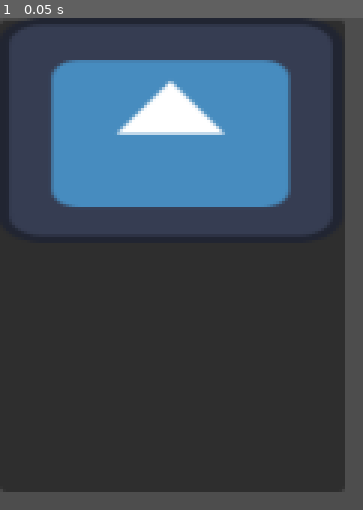
Above: before the commit, frame 1.
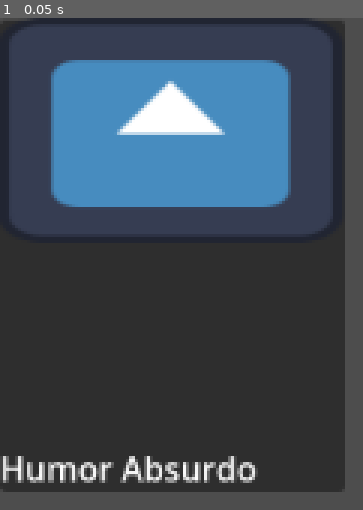
Above: after the commit, the same moment.

Repository: josediazerm/MakeMeLaugh
Game: Godot game, scene res://Resource/card_parent/absurdo/tuspadres.tscn
Two runs of this game, one before a commit and one after it. Both use one fixed random seed, a clock stepped at 60 frames per second and the inputs below. The project has no main scene, so this scene is started directly. The engine's default icon, where the game draws it, is replaced by a stand-in: a white triangle on a blue panel in a dark square.
Inputs:
- Up to frame 1 (0.05 s): no input

The runs differ from the first frame. In frame 1, 2.1% of the frame differs, in the area x 0-72%, y 89-95%.

Commit message:
Created hand system

Diff:
--- a/Make Me Laugh/FSM/turn_manager/player_turn.gd
+++ b/Make Me Laugh/FSM/turn_manager/player_turn.gd
@@ -4,11 +4,11 @@
 
 func Enter():
 	turn_manager.Internal_Signal.connect(signal_detected)
-	#turn_manager.create_player_hand()
+	turn_manager.create_player_hand()
 
 func Exit():
 	turn_manager.Internal_Signal.disconnect(signal_detected)
-	#turn_manager.destroy_player_hand()
+	turn_manager.destroy_player_hand()
 	turn_manager.last_state = self.name
 
 func signal_detected(signal_data):
--- a/Make Me Laugh/Managers/Scripts/TurnManager.gd
+++ b/Make Me Laugh/Managers/Scripts/TurnManager.gd
@@ -6,11 +6,10 @@
 @export var data_manager : Node2D
 @export var health_manager : Node2D
 @export var enemy_manager : Node2D
+@export var hand_zone : Panel
 
 var last_state = ""
 var winner = ""
-
-
 
 func update_status(status):
 
@@ -25,3 +24,9 @@
 
 func play_enemy_turn():
 	enemy_manager.play_card()
+
+func create_player_hand():
+	hand_zone.create_hand()
+
+func destroy_player_hand():
+	hand_zone.destroy_hand()
--- a/Make Me Laugh/Resource/Autoload/constants.gd
+++ b/Make Me Laugh/Resource/Autoload/constants.gd
@@ -33,13 +33,16 @@
 # Deck constants
 
 const DECK_SIZE = 7
+const HAND_SIZE = 3
+const CARD_POSITION = [Vector2(0,-50), Vector2(475,-50), Vector2(950, -50)]
 
 # --------------------------------------------------------------------------- #
 
 # Deck Creator constants
 
 const DECK_CREATOR_PANEL_MIN_POSITION = 0
-const DECK_CREATOR_PANEL_MAX_POSITION = -1228
+const DECK_CREATOR_PANEL_MAX_POSITION = -3000
+
 
 # --------------------------------------------------------------------------- #
 
@@ -66,9 +69,9 @@
 
 # Humor Types constants
 
-const HUMOR_BLANCO = "Humor blanco"
-const HUMOR_NEGRO = "Humor negro"
-const HUMOR_VERDE = "Humor verde"
+const HUMOR_BLANCO = "Humor Blanco"
+const HUMOR_NEGRO = "Humor Negro"
+const HUMOR_VERDE = "Humor Verde"
 const HUMOR_INT = "Humor Inteligente"
 const HUMOR_ABSURDO = "Humor Absurdo"
 const MEMES = "Memes"
--- a/Make Me Laugh/Resource/card_parent/absurdo/tuspadres.tscn
+++ b/Make Me Laugh/Resource/card_parent/absurdo/tuspadres.tscn
@@ -3,3 +3,4 @@
 [ext_resource type="PackedScene" uid="uid://dyw31t7gbhyyo" path="res://Resource/card_parent/carta.tscn" id="1_864as"]
 
 [node name="tuspadres" instance=ExtResource("1_864as")]
+chiste_type = "Humor Absurdo"
--- a/Make Me Laugh/Resource/card_parent/absurdo/tusprimos.tscn
+++ b/Make Me Laugh/Resource/card_parent/absurdo/tusprimos.tscn
@@ -3,3 +3,4 @@
 [ext_resource type="PackedScene" uid="uid://dyw31t7gbhyyo" path="res://Resource/card_parent/carta.tscn" id="1_fcqr1"]
 
 [node name="tusprimos" instance=ExtResource("1_fcqr1")]
+chiste_type = "Humor Absurdo"
--- a/Make Me Laugh/Resource/card_parent/absurdo/tusvivos.tscn
+++ b/Make Me Laugh/Resource/card_parent/absurdo/tusvivos.tscn
@@ -3,3 +3,4 @@
 [ext_resource type="PackedScene" uid="uid://dyw31t7gbhyyo" path="res://Resource/card_parent/carta.tscn" id="1_e75p2"]
 
 [node name="tusvivos" instance=ExtResource("1_e75p2")]
+chiste_type = "Humor Absurdo"
--- a/Make Me Laugh/Resource/card_parent/blanco/jaja.tscn
+++ b/Make Me Laugh/Resource/card_parent/blanco/jaja.tscn
@@ -3,3 +3,4 @@
 [ext_resource type="PackedScene" uid="uid://dyw31t7gbhyyo" path="res://Resource/card_parent/carta.tscn" id="1_isj1d"]
 
 [node name="jaja" instance=ExtResource("1_isj1d")]
+chiste_type = "Humor Blanco"
--- a/Make Me Laugh/Resource/card_parent/blanco/jeje.tscn
+++ b/Make Me Laugh/Resource/card_parent/blanco/jeje.tscn
@@ -3,3 +3,4 @@
 [ext_resource type="PackedScene" uid="uid://dyw31t7gbhyyo" path="res://Resource/card_parent/carta.tscn" id="1_qqorx"]
 
 [node name="jeje" instance=ExtResource("1_qqorx")]
+chiste_type = "Humor Blanco"
--- a/Make Me Laugh/Resource/card_parent/blanco/jiji.tscn
+++ b/Make Me Laugh/Resource/card_parent/blanco/jiji.tscn
@@ -4,4 +4,4 @@
 
 [node name="jiji" instance=ExtResource("1_8hmnb")]
 chiste_text = "Jiji"
-chiste_type = "blanco"
+chiste_type = "Humor Blanco"
--- a/Make Me Laugh/Resource/card_parent/blanco/jojo.tscn
+++ b/Make Me Laugh/Resource/card_parent/blanco/jojo.tscn
@@ -3,3 +3,4 @@
 [ext_resource type="PackedScene" uid="uid://dyw31t7gbhyyo" path="res://Resource/card_parent/carta.tscn" id="1_tcusm"]
 
 [node name="jojo" instance=ExtResource("1_tcusm")]
+chiste_type = "Humor Blanco"
--- a/Make Me Laugh/Resource/card_parent/blanco/juju.tscn
+++ b/Make Me Laugh/Resource/card_parent/blanco/juju.tscn
@@ -3,3 +3,4 @@
 [ext_resource type="PackedScene" uid="uid://dyw31t7gbhyyo" path="res://Resource/card_parent/carta.tscn" id="1_kg218"]
 
 [node name="juju" instance=ExtResource("1_kg218")]
+chiste_type = "Humor Blanco"
--- a/Make Me Laugh/Resource/card_parent/card.gd
+++ b/Make Me Laugh/Resource/card_parent/card.gd
@@ -15,7 +15,6 @@
 var draggable = false
 var is_in_drop_zone = false
 var offset
-var scale_offset = Vector2(0, -100)
 
 
 func _ready():
@@ -25,14 +24,14 @@
 func _on_area_2d_mouse_entered():
 	if not Global.is_dragging:
 		draggable = true
-		scale = Vector2(1.15, 1.15)
-		position += scale_offset
+		scale = Vector2(1.1, 1.1)
+
 
 func _on_area_2d_mouse_exited():
 	if not Global.is_dragging:
 		draggable = false
 		scale = Vector2(1, 1)
-		position -= scale_offset
+
 
 func _on_area_2d_body_entered(body):
 	if body.is_in_group('dropable'):
@@ -57,7 +56,7 @@
 				get_parent().card_played(type_label)
 			else:
 				var tween = get_tree().create_tween()
-				tween.tween_property(self, "global_position", initial_position - scale_offset, 0.4).set_ease(Tween.EASE_OUT)
+				tween.tween_property(self, "global_position", initial_position, 0.4).set_ease(Tween.EASE_OUT)
 
 
 func get_chiste_type():
--- a/Make Me Laugh/Scenes/DeckCreator/deck_creator.gd
+++ b/Make Me Laugh/Scenes/DeckCreator/deck_creator.gd
@@ -23,7 +23,7 @@
 
 	deck_label.text = str(deck.size())
 
-	if deck.size() < 1 :
+	if deck.size() < Constants.DECK_SIZE :
 		continue_button.disabled = true
 	else:
 		continue_button.disabled = false
--- a/Make Me Laugh/Scenes/DeckCreator/deck_creator.tscn
+++ b/Make Me Laugh/Scenes/DeckCreator/deck_creator.tscn
@@ -8,74 +8,105 @@
 script = ExtResource("1_8ahtq")
 
 [node name="Panel" type="Panel" parent="."]
-offset_top = 309.0
+offset_top = 444.0
 offset_right = 2378.0
 offset_bottom = 641.0
 
 [node name="Sprite2D" type="Sprite2D" parent="Panel"]
-position = Vector2(1190.75, 164.75)
-scale = Vector2(2.85054, 0.642857)
+position = Vector2(2000, 99.75)
+scale = Vector2(5, 0.4)
 texture = ExtResource("2_l80bo")
 
 [node name="Button" type="Button" parent="Panel"]
 layout_mode = 0
-offset_left = 38.0
-offset_top = 79.0
-offset_right = 300.0
-offset_bottom = 261.0
-text = "Carta 1"
+offset_left = 18.0
+offset_top = 8.0
+offset_right = 280.0
+offset_bottom = 190.0
+text = "Tus Abuelos"
 
 [node name="Button2" type="Button" parent="Panel"]
 layout_mode = 0
-offset_left = 782.0
-offset_top = 71.0
-offset_right = 1044.0
-offset_bottom = 253.0
-text = "Carta 3"
+offset_left = 762.0
+offset_right = 1024.0
+offset_bottom = 182.0
+text = "Tus Primos"
 
 [node name="Button4" type="Button" parent="Panel"]
 layout_mode = 0
-offset_left = 1229.0
-offset_top = 58.0
-offset_right = 1491.0
-offset_bottom = 240.0
-text = "Carta 4"
+offset_left = 1189.0
+offset_top = 7.0
+offset_right = 1451.0
+offset_bottom = 189.0
+text = "Tus Padres"
 
 [node name="Button5" type="Button" parent="Panel"]
 layout_mode = 0
-offset_left = 2082.0
-offset_top = 38.0
-offset_right = 2344.0
-offset_bottom = 220.0
-text = "Carta 4"
+offset_left = 2036.0
+offset_top = 10.0
+offset_right = 2298.0
+offset_bottom = 192.0
+text = "Tus Vivos"
 
 [node name="Button6" type="Button" parent="Panel"]
 layout_mode = 0
-offset_left = 1689.0
-offset_top = 48.0
-offset_right = 1951.0
-offset_bottom = 230.0
-text = "Carta 5"
+offset_left = 1594.0
+offset_top = 9.0
+offset_right = 1856.0
+offset_bottom = 191.0
+text = "Tus Muertos"
 
 [node name="Button3" type="Button" parent="Panel"]
 layout_mode = 0
-offset_left = 382.0
-offset_top = 80.0
-offset_right = 644.0
-offset_bottom = 262.0
+offset_left = 362.0
+offset_top = 9.0
+offset_right = 624.0
+offset_bottom = 191.0
+text = "jiji"
+
+[node name="Button7" type="Button" parent="Panel"]
+layout_mode = 0
+offset_left = 2360.0
+offset_top = 12.0
+offset_right = 2622.0
+offset_bottom = 194.0
+text = "jaja"
+
+[node name="Button8" type="Button" parent="Panel"]
+layout_mode = 0
+offset_left = 2671.0
+offset_top = 13.0
+offset_right = 2933.0
+offset_bottom = 195.0
+text = "Carta 6"
+
+[node name="Button9" type="Button" parent="Panel"]
+layout_mode = 0
+offset_left = 2981.0
+offset_top = 12.0
+offset_right = 3243.0
+offset_bottom = 194.0
+text = "Carta 6"
+
+[node name="Button10" type="Button" parent="Panel"]
+layout_mode = 0
+offset_left = 3297.0
+offset_top = 13.0
+offset_right = 3559.0
+offset_bottom = 195.0
 text = "Carta 6"
 
 [node name="HSlider" type="HSlider" parent="."]
-offset_left = 83.0
-offset_top = 285.0
-offset_right = 1085.0
-offset_bottom = 301.0
+offset_left = 10.0
+offset_top = 414.0
+offset_right = 1012.0
+offset_bottom = 430.0
 
 [node name="Continue" type="Button" parent="."]
-offset_left = 912.0
-offset_top = 186.0
-offset_right = 1079.0
-offset_bottom = 256.0
+offset_left = 954.0
+offset_top = 323.0
+offset_right = 1121.0
+offset_bottom = 393.0
 disabled = true
 text = "Confirmar"
 
@@ -87,6 +118,12 @@
 
 [node name="DataManager" parent="." instance=ExtResource("3_dtjdx")]
 
-[connection signal="pressed" from="Panel/Button" to="." method="_on_button_pressed" binds= ["\"button\""]]
+[connection signal="pressed" from="Panel/Button" to="." method="_on_button_pressed" binds= ["/absurdo/tusabuelos"]]
+[connection signal="pressed" from="Panel/Button2" to="." method="_on_button_pressed" binds= ["/absurdo/tusprimos"]]
+[connection signal="pressed" from="Panel/Button4" to="." method="_on_button_pressed" binds= ["/absurdo/tuspadres"]]
+[connection signal="pressed" from="Panel/Button5" to="." method="_on_button_pressed" binds= ["/absurdo/tusvivos"]]
+[connection signal="pressed" from="Panel/Button6" to="." method="_on_button_pressed" binds= ["/absurdo/tusmuertos"]]
+[connection signal="pressed" from="Panel/Button3" to="." method="_on_button_pressed" binds= ["/blanco/jiji"]]
+[connection signal="pressed" from="Panel/Button7" to="." method="_on_button_pressed" binds= ["/blanco/jaja"]]
 [connection signal="value_changed" from="HSlider" to="." method="_on_h_slider_value_changed"]
 [connection signal="pressed" from="Continue" to="." method="_on_continue_pressed"]
--- a/Make Me Laugh/Scenes/GamePlayScene/game.tscn
+++ b/Make Me Laugh/Scenes/GamePlayScene/game.tscn
@@ -23,10 +23,11 @@
 [node name="DropZone" parent="." instance=ExtResource("3_qh4u3")]
 position = Vector2(490, 71)
 
-[node name="TurnManager" parent="." node_paths=PackedStringArray("data_manager", "health_manager", "enemy_manager") instance=ExtResource("4_h8hs1")]
+[node name="TurnManager" parent="." node_paths=PackedStringArray("data_manager", "health_manager", "enemy_manager", "hand_zone") instance=ExtResource("4_h8hs1")]
 data_manager = NodePath("../DataManager")
 health_manager = NodePath("../HealthManager")
 enemy_manager = NodePath("../Enemy_Manager")
+hand_zone = NodePath("../HandZone")
 
 [node name="HealthManager" parent="." node_paths=PackedStringArray("data_manager", "turn_manager") instance=ExtResource("5_vlj0t")]
 data_manager = NodePath("../DataManager")
--- a/Make Me Laugh/Scenes/Hand/hand_zone.gd
+++ b/Make Me Laugh/Scenes/Hand/hand_zone.gd
@@ -4,15 +4,49 @@
 @export var turn_manager : Node2D
 @export var health_manager : Node2D
 
+var deck
+var hand = []
+var last_hand = []
+var possible_hand = []
+var card_index
+
 
 # Called when the node enters the scene tree for the first time.
 func _ready():
-	var deck = data_manager.get_player_deck()
+	deck = data_manager.get_player_deck()
+
+
+func create_hand():
+	hand = []
+	possible_hand = []
+
 	for card in deck:
+		if card not in last_hand:
+			possible_hand.append(card)
+
+	for i in range(Constants.HAND_SIZE):
+		var index = randi() % possible_hand.size()
+		var card = possible_hand[index]
+		hand.append(card)
+		possible_hand.remove_at(index)
+
+	last_hand = []
+	for card in hand:
+		last_hand.append(card)
+
+	card_index = 0
+	for card in hand:
 		var string_prueba = Constants.DEFAULT_CHISTES + card + Constants.SCENE_SUFFIX
 		var card_load = load(string_prueba)
 		var card_instance =  card_load.instantiate()
+		card_instance.position = Constants.CARD_POSITION[card_index]
 		call_deferred("add_child", card_instance)
+		card_index += 1
+
 
 func card_played(card_humor_type):
 	health_manager.apply_damage(Constants.PLAYER_NAME, card_humor_type.text)
+
+func destroy_hand():
+	for child in get_children():
+		child.queue_free()
--- a/Make Me Laugh/save_data.tres
+++ b/Make Me Laugh/save_data.tres
@@ -4,21 +4,21 @@
 
 [resource]
 script = ExtResource("1_u3wv7")
-player_deck = ["/absurdo/tusabuelos"]
+player_deck = ["/absurdo/tusabuelos", "/blanco/jiji", "/absurdo/tusprimos", "/absurdo/tuspadres", "/absurdo/tusmuertos", "/absurdo/tusvivos", "/blanco/jaja"]
 enemy_deck = ["res://Resource/card_parent/blanco/jiji.tscn", "res://Resource/card_parent/absurdo/tusvivos.tscn", "res:/ …(241 unchanged characters)…
 player_stats = {
 "Humor Absurdo": "Gracioso",
+"Humor Blanco": "Ni fú ni fá",
 "Humor Inteligente": "Ni fú ni fá",
-"Humor blanco": "Ni fú ni fá",
-"Humor negro": "Me parto",
-"Humor verde": "Gracioso",
+"Humor Negro": "Me parto",
+"Humor Verde": "Gracioso",
 "Memes": "Ni puta gracia"
 }
 enemy_stats = {
-"Humor Absurdo": "Ni fú ni fá",
+"Humor Absurdo": "Gracioso",
+"Humor Blanco": "Ni fú ni fá",
 "Humor Inteligente": "Gracioso",
-"Humor blanco": "Ni fú ni fá",
-"Humor negro": "Ni puta gracia",
-"Humor verde": "Me parto",
-"Memes": "Gracioso"
+"Humor Negro": "Ni puta gracia",
+"Humor Verde": "Ni fú ni fá",
+"Memes": "Me parto"
 }
